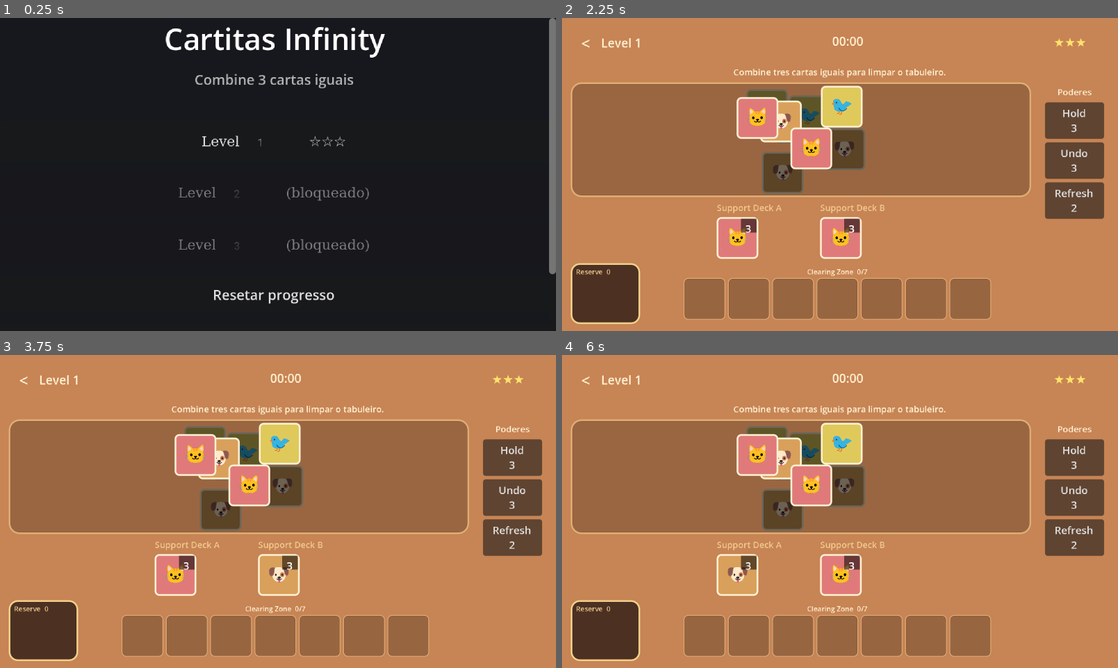
Above: before the commit, frames 1-4 (two rows, left to right).
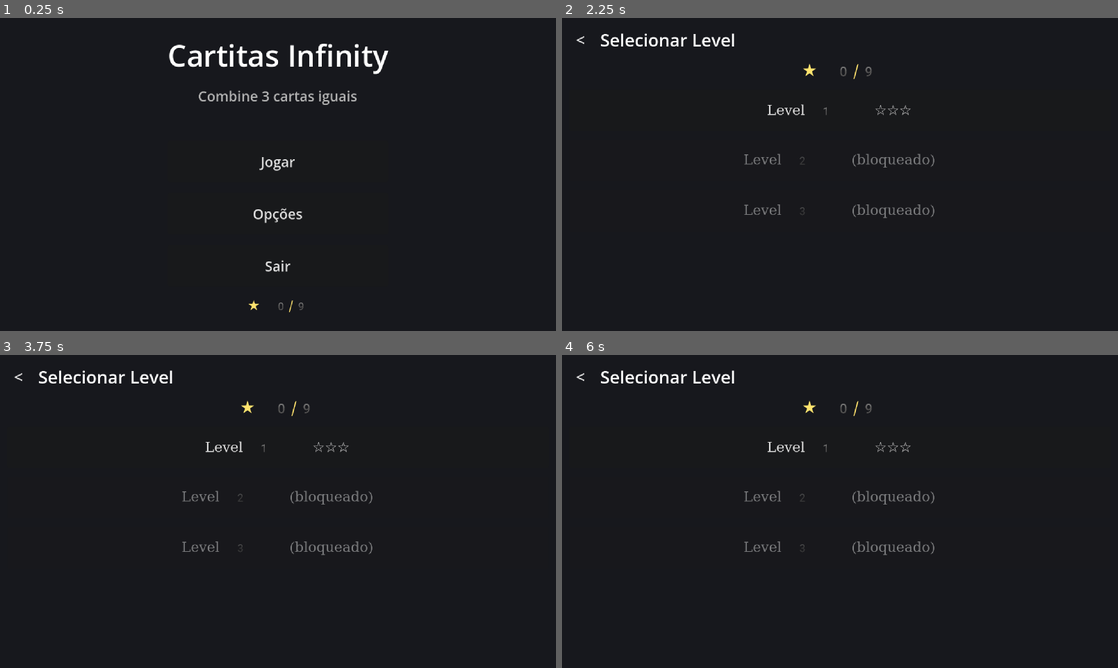
Above: after the commit, the same moments.

Repository: rikardop05/game-cartitas
Game: Godot game, scene res://scenes/main.tscn
Two runs of this game, one before a commit and one after it. Both use one fixed random seed, a clock stepped at 60 frames per second and the inputs below.
Inputs (mouse positions are in pixels of both pictures, inside the frame that each line leads up to):
- Up to frame 1 (0.25 s): no input
- Up to frame 2 (2.25 s): click (840, 212) at 0.5 s, where only the run after the commit has a clickable "Opções"; click (578, 39) at 1.25 s, where only the run after the commit has a clickable "<"; click (834, 140) at 2 s, where only the run before the commit has a clickable "Level 1 ☆☆☆"
- Up to frame 3 (3.75 s): click "<" at 2.75 s; click (272, 477) at 3.5 s, where only the run before the commit has a clickable "Level 1 ☆☆☆"
- Up to frame 4 (6 s): click (840, 445) at 4.25 s, where only the run after the commit has a clickable "Level 1 ☆☆☆"; click "<" at 5 s; click (840, 498) at 5.75 s, where only the run after the commit has a clickable "Jogar"

The runs differ from the first frame. In frame 1, 5.4% of the frame differs, in the area x 29-100%, y 0-94%; in frame 2, 100%, in the area x 0-100%, y 0-100%; in frame 3, 100%; in frame 4, 100%.

Commit message:
Restructure main menu into Play, Levels and Options screens

Diff:
--- a/scripts/core/progress_manager.gd
+++ b/scripts/core/progress_manager.gd
@@ -23,6 +23,12 @@
 
 func get_unlocked_level() -> int:
 	return unlocked_level
+
+func total_stars() -> int:
+	var total := 0
+	for key in levels:
+		total += int(levels[key].get("stars", 0))
+	return total
 
 func is_level_unlocked(level_id) -> bool:
 	return int(level_id) <= unlocked_level
--- a/scripts/ui/localizer.gd
+++ b/scripts/ui/localizer.gd
@@ -6,6 +6,14 @@
 const STRINGS := {
 	"title": {"en": "Cartitas Infinity", "pt": "Cartitas Infinity"},
 	"subtitle": {"en": "Match 3 identical cards", "pt": "Combine 3 cartas iguais"},
+	"play": {"en": "Play", "pt": "Jogar"},
+	"play_tip": {"en": "Open the level selection", "pt": "Abrir a seleção de levels"},
+	"options": {"en": "Options", "pt": "Opções"},
+	"options_tip": {"en": "Language, orientation and progress settings", "pt": "Idioma, orientação e configurações de progresso"},
+	"quit": {"en": "Quit", "pt": "Sair"},
+	"quit_tip": {"en": "Close the game", "pt": "Fechar o jogo"},
+	"back": {"en": "Back", "pt": "Voltar"},
+	"select_level": {"en": "Select Level", "pt": "Selecionar Level"},
 	"reset": {"en": "Reset progress", "pt": "Resetar progresso"},
 	"locked": {"en": "locked", "pt": "bloqueado"},
 	"level": {"en": "Level", "pt": "Level"},
--- a/scripts/ui/main_menu.gd
+++ b/scripts/ui/main_menu.gd
@@ -1,4 +1,8 @@
 extends Control
+
+enum Screen { MENU, LEVELS, OPTIONS }
+
+var _screen: Screen = Screen.MENU
 
 func _ready() -> void:
 	_build()
@@ -11,17 +15,23 @@
 	bg.color = Color("#17181d")
 	bg.set_anchors_preset(Control.PRESET_FULL_RECT)
 	add_child(bg)
-
-	var scroll := ScrollContainer.new()
-	scroll.set_anchors_preset(Control.PRESET_FULL_RECT)
-	add_child(scroll)
+	match _screen:
+		Screen.LEVELS:
+			_build_levels()
+		Screen.OPTIONS:
+			_build_options()
+		_:
+			_build_menu()
+
+func _build_menu() -> void:
+	var center := CenterContainer.new()
+	center.set_anchors_preset(Control.PRESET_FULL_RECT)
+	add_child(center)
 
 	var vbox := VBoxContainer.new()
-	vbox.size_flags_horizontal = Control.SIZE_EXPAND_FILL
-	vbox.size_flags_vertical = Control.SIZE_EXPAND_FILL
 	vbox.alignment = BoxContainer.ALIGNMENT_CENTER
 	vbox.add_theme_constant_override("separation", 12)
-	scroll.add_child(vbox)
+	center.add_child(vbox)
 
 	var title := Label.new()
 	title.text = Localizer.t("title")
@@ -37,30 +47,139 @@
 	vbox.add_child(subtitle)
 
 	var spacer := Control.new()
-	spacer.custom_minimum_size = Vector2(0, 12)
+	spacer.custom_minimum_size = Vector2(0, 16)
 	vbox.add_child(spacer)
 
+	vbox.add_child(_make_menu_button(Localizer.t("play"), Localizer.t("play_tip"), _on_play))
+	vbox.add_child(_make_menu_button(Localizer.t("options"), Localizer.t("options_tip"), _on_options))
+	vbox.add_child(_make_menu_button(Localizer.t("quit"), Localizer.t("quit_tip"), _on_quit))
+
+	var total_stars := Label.new()
+	total_stars.text = "★ %d/%d" % [Game.progress.total_stars(), LevelLoader.load_all_level_ids().size() * 3]
+	total_stars.horizontal_alignment = HORIZONTAL_ALIGNMENT_CENTER
+	total_stars.add_theme_font_size_override("font_size", 16)
+	total_stars.add_theme_color_override("font_color", Color("#ffe36e"))
+	total_stars.add_theme_font_override("font", UiHelpers.symbol_font())
+	vbox.add_child(total_stars)
+
+func _make_menu_button(text: String, tooltip: String, callback: Callable) -> Button:
+	var btn := Button.new()
+	btn.text = text
+	btn.custom_minimum_size = Vector2(220, 48)
+	btn.tooltip_text = tooltip
+	btn.pressed.connect(callback)
+	return btn
+
+func _build_levels() -> void:
+	var margin := MarginContainer.new()
+	margin.set_anchors_preset(Control.PRESET_FULL_RECT)
+	margin.add_theme_constant_override("margin_left", 8)
+	margin.add_theme_constant_override("margin_top", 8)
+	margin.add_theme_constant_override("margin_right", 8)
+	margin.add_theme_constant_override("margin_bottom", 8)
+	add_child(margin)
+
+	var col := VBoxContainer.new()
+	col.add_theme_constant_override("separation", 6)
+	margin.add_child(col)
+
+	var header := HBoxContainer.new()
+	header.add_theme_constant_override("separation", 8)
+	col.add_child(header)
+	header.add_child(_make_back_button())
+
+	var heading := Label.new()
+	heading.text = Localizer.t("select_level")
+	heading.vertical_alignment = VERTICAL_ALIGNMENT_CENTER
+	heading.add_theme_font_size_override("font_size", 20)
+	header.add_child(heading)
+
+	var scroll := ScrollContainer.new()
+	scroll.size_flags_vertical = Control.SIZE_EXPAND_FILL
+	scroll.horizontal_scroll_mode = ScrollContainer.SCROLL_MODE_DISABLED
+	col.add_child(scroll)
+
+	var vbox := VBoxContainer.new()
+	vbox.size_flags_horizontal = Control.SIZE_EXPAND_FILL
+	vbox.alignment = BoxContainer.ALIGNMENT_CENTER
+	vbox.add_theme_constant_override("separation", 10)
+	scroll.add_child(vbox)
+
 	var ids: Array = LevelLoader.load_all_level_ids()
+	var total_stars := Label.new()
+	total_stars.text = "★ %d/%d" % [Game.progress.total_stars(), ids.size() * 3]
+	total_stars.horizontal_alignment = HORIZONTAL_ALIGNMENT_CENTER
+	total_stars.add_theme_font_size_override("font_size", 20)
+	total_stars.add_theme_color_override("font_color", Color("#ffe36e"))
+	total_stars.add_theme_font_override("font", UiHelpers.symbol_font())
+	vbox.add_child(total_stars)
+
 	for id in ids:
 		vbox.add_child(_make_level_button(str(id)))
 
+func _build_options() -> void:
+	var margin := MarginContainer.new()
+	margin.set_anchors_preset(Control.PRESET_FULL_RECT)
+	margin.add_theme_constant_override("margin_left", 8)
+	margin.add_theme_constant_override("margin_top", 8)
+	margin.add_theme_constant_override("margin_right", 8)
+	margin.add_theme_constant_override("margin_bottom", 8)
+	add_child(margin)
+
+	var col := VBoxContainer.new()
+	col.add_theme_constant_override("separation", 6)
+	margin.add_child(col)
+
+	var header := HBoxContainer.new()
+	header.add_theme_constant_override("separation", 8)
+	col.add_child(header)
+	header.add_child(_make_back_button())
+
+	var heading := Label.new()
+	heading.text = Localizer.t("options")
+	heading.vertical_alignment = VERTICAL_ALIGNMENT_CENTER
+	heading.add_theme_font_size_override("font_size", 20)
+	header.add_child(heading)
+
+	var center := CenterContainer.new()
+	center.size_flags_vertical = Control.SIZE_EXPAND_FILL
+	col.add_child(center)
+
+	var vbox := VBoxContainer.new()
+	vbox.alignment = BoxContainer.ALIGNMENT_CENTER
+	vbox.add_theme_constant_override("separation", 12)
+	center.add_child(vbox)
+
+	var lang_btn := Button.new()
+	lang_btn.text = Localizer.t("language")
+	lang_btn.custom_minimum_size = Vector2(220, 44)
+	lang_btn.tooltip_text = Localizer.t("language")
+	lang_btn.pressed.connect(_on_toggle_language)
+	vbox.add_child(lang_btn)
+
+	var orient_btn := Button.new()
+	orient_btn.text = _orientation_label()
+	orient_btn.custom_minimum_size = Vector2(220, 44)
+	orient_btn.tooltip_text = Localizer.t("orientation_label")
+	orient_btn.pressed.connect(_on_toggle_orientation)
+	vbox.add_child(orient_btn)
+
 	var reset := Button.new()
 	reset.text = Localizer.t("reset")
-	reset.custom_minimum_size = Vector2(220, 40)
+	reset.custom_minimum_size = Vector2(220, 44)
+	reset.tooltip_text = Localizer.t("reset")
 	reset.pressed.connect(_on_reset)
 	vbox.add_child(reset)
 
-	var lang_btn := Button.new()
-	lang_btn.text = Localizer.t("language")
-	lang_btn.custom_minimum_size = Vector2(220, 40)
-	lang_btn.pressed.connect(_on_toggle_language)
-	vbox.add_child(lang_btn)
-
-	var orient_btn := Button.new()
-	orient_btn.text = _orientation_label()
-	orient_btn.custom_minimum_size = Vector2(220, 40)
-	orient_btn.pressed.connect(_on_toggle_orientation)
-	vbox.add_child(orient_btn)
+func _make_back_button() -> Button:
+	var back := Button.new()
+	back.text = "<"
+	back.flat = true
+	back.custom_minimum_size = Vector2(28, 28)
+	back.add_theme_font_size_override("font_size", 18)
+	back.tooltip_text = Localizer.t("back")
+	back.pressed.connect(_on_back)
+	return back
 
 func _make_level_button(id: String) -> Button:
 	var btn := Button.new()
@@ -72,12 +191,28 @@
 		for i in 3:
 			star_str += "★" if i < stars else "☆"
 		btn.text = "Level %s   %s" % [id, star_str]
+		btn.tooltip_text = "%s %s" % [Localizer.t("level"), id]
 		btn.pressed.connect(_on_level.bind(id))
 	else:
 		btn.text = "Level %s   (%s)" % [id, Localizer.t("locked")]
 		btn.disabled = true
 	return btn
 
+func _on_play() -> void:
+	_screen = Screen.LEVELS
+	_build()
+
+func _on_options() -> void:
+	_screen = Screen.OPTIONS
+	_build()
+
+func _on_quit() -> void:
+	get_tree().quit()
+
+func _on_back() -> void:
+	_screen = Screen.MENU
+	_build()
+
 func _on_level(level_id: String) -> void:
 	Game.start_level(level_id)
 
--- /dev/null
+++ b/tests/smoke_main_menu.gd
@@ -0,0 +1,90 @@
+extends SceneTree
+
+const MAX_FRAMES := 120
+
+var _frames := 0
+var _started := false
+var _phase := 0
+var _phase_frames := 0
+
+func _process(_delta: float) -> bool:
+	_frames += 1
+	_phase_frames += 1
+	if not _started:
+		_started = true
+		change_scene_to_file("res://scenes/main.tscn")
+		return false
+	if _frames >= MAX_FRAMES:
+		printerr("SMOKE FAIL: timeout at phase %d" % _phase)
+		quit(1)
+		return false
+	var scene := current_scene
+	if scene == null:
+		printerr("SMOKE FAIL: no current scene")
+		quit(1)
+		return false
+	match _phase:
+		0:
+			if _phase_frames < 6:
+				return false
+			if scene.name != "MainMenu":
+				printerr("SMOKE FAIL: expected MainMenu, got %s" % scene.name)
+				quit(1)
+				return false
+			var texts := _texts(scene)
+			for exp in [Localizer.t("title"), Localizer.t("play"), Localizer.t("options"), Localizer.t("quit")]:
+				if not texts.has(exp):
+					printerr("SMOKE FAIL: menu missing '%s'" % exp)
+					quit(1)
+					return false
+			_press_button(scene, Localizer.t("play"))
+			_phase = 1
+			_phase_frames = 0
+		1:
+			if _phase_frames < 6:
+				return false
+			if scene.name != "MainMenu":
+				printerr("SMOKE FAIL: expected MainMenu after Play, got %s" % scene.name)
+				quit(1)
+				return false
+			var texts2 := _texts(scene)
+			if not texts2.has(Localizer.t("select_level")):
+				printerr("SMOKE FAIL: levels screen missing heading '%s'" % Localizer.t("select_level"))
+				quit(1)
+				return false
+			var level_buttons := 0
+			for node in _nodes(scene):
+				if node is Button and (node as Button).text.begins_with("Level"):
+					level_buttons += 1
+			if level_buttons == 0:
+				printerr("SMOKE FAIL: no level buttons found")
+				quit(1)
+				return false
+			print("SMOKE OK")
+			quit(0)
+	return false
+
+func _texts(node: Node) -> Array:
+	var out: Array = []
+	for n in _nodes(node):
+		if n is Label:
+			out.append((n as Label).text)
+		elif n is Button:
+			out.append((n as Button).text)
+	return out
+
+func _nodes(node: Node) -> Array:
+	var out: Array = []
+	var stack: Array = [node]
+	while not stack.is_empty():
+		var n: Node = stack.pop_back()
+		out.append(n)
+		for child in n.get_children():
+			stack.append(child)
+	return out
+
+func _press_button(node: Node, text: String) -> void:
+	for n in _nodes(node):
+		if n is Button and (n as Button).text == text:
+			(n as Button).pressed.emit()
+			return
Not shown, added: tests/smoke_main_menu.gd.uid
